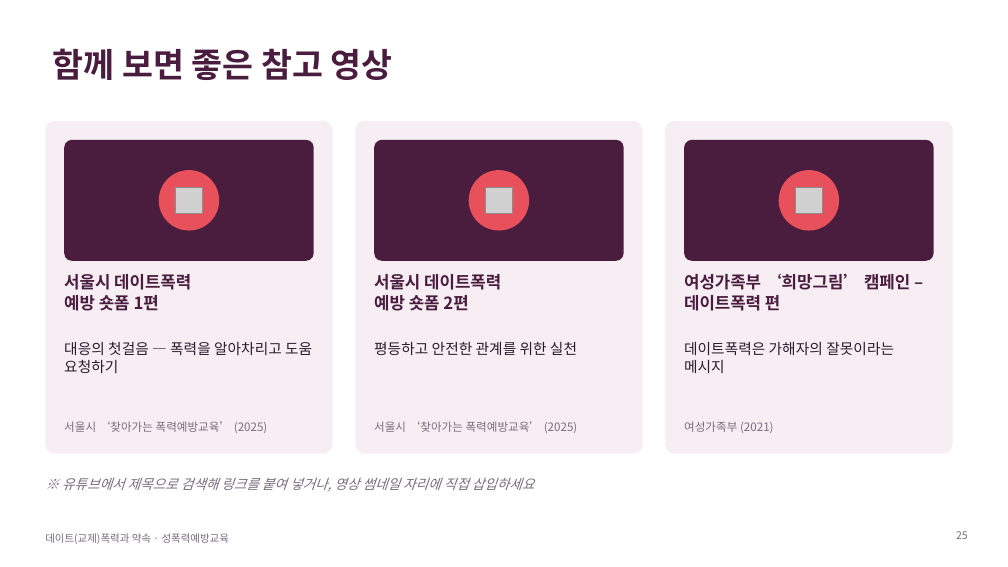
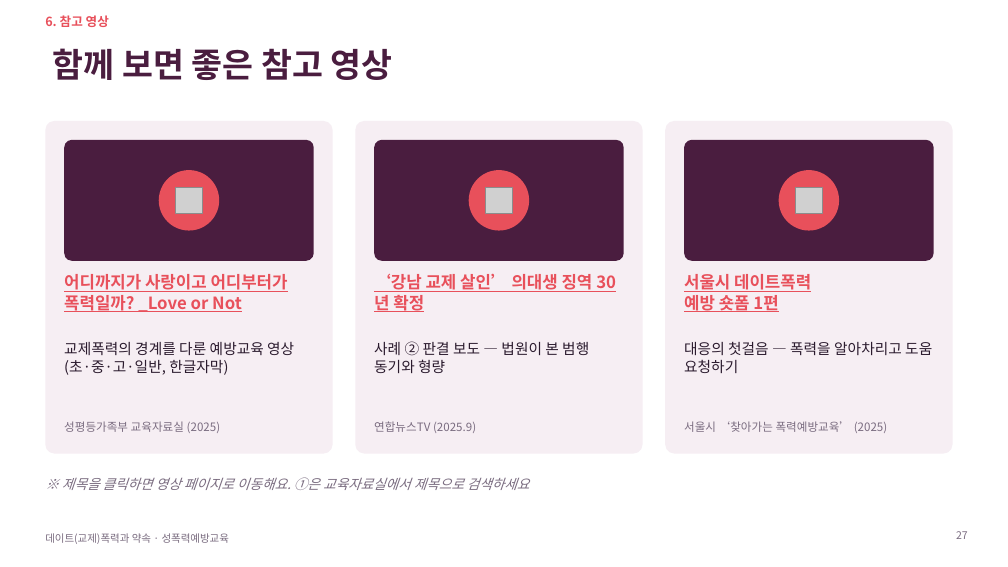
Before and after one commit to ash1234a/security-research-learning, a slide deck: slide 27 of 데이트폭력과_약속.pptx (slide 25 before the commit). Drawn at 1008x567 pixels with LibreOffice and Linux fonts; fonts in the diff are those of the drawing; grey boxes stand for pictures. Boxes give left, top, right and bottom in pixels: in the first picture for what was removed or moved away, otherwise in the second. Text is boxed around its words. In the diff, an @@ line names an element or a change of style, - is before the commit and + after.

```diff
--- a/데이트폭력과_약속.pptx
+++ b/데이트폭력과_약속.pptx
@@ text added at bbox=[45, 15, 109, 27], 12 pt, text #E8505B, bold @@
+6. 참고 영상
@@ text added at bbox=[64, 274, 288, 312], 16 pt, text #E8505B, bold, underline @@
+어디까지가 사랑이고 어디부터가 폭력일까? _Love or Not
@@ text at bbox=[374, 274, 593, 312]: text changed; text colour #4A1D3F to #E8505B @@
-서울시 데이트폭력
-예방 숏폼 2편
+‘강남 교제 살인’ 의대생 징역 30년 확정
@@ text "서울시 데이트폭력" at bbox=[684, 274, 811, 312]: text colour #4A1D3F to #E8505B, underline on @@
@@ text removed at bbox=[684, 273, 910, 311] @@
-여성가족부 ‘희망그림’ 캠페인 – 데이트폭력 편
@@ text added at bbox=[64, 342, 294, 375], 14 pt, text #2B1B2E @@
+교제폭력의 경계를 다룬 예방교육 영상 (초·중·고·일반, 한글자막)
@@ text at bbox=[374, 341, 589, 373]: text changed @@
-평등하고 안전한 관계를 위한 실천
+사례 ② 판결 보도 — 법원이 본 범행 동기와 형량
@@ text removed at bbox=[684, 342, 894, 373] @@
-데이트폭력은 가해자의 잘못이라는 메시지
@@ 3 texts: place and size @@
-3 texts at bbox=[64, 274, 312, 433]
+3 texts at bbox=[684, 274, 932, 433]
@@ text added at bbox=[64, 421, 221, 433], 11 pt, text #7A6C80 @@
+성평등가족부 교육자료실 (2025)
@@ text at bbox=[374, 421, 476, 433]: text changed @@
-서울시 ‘찾아가는 폭력예방교육’ (2025)
+연합뉴스TV (2025.9)
@@ text removed at bbox=[684, 421, 774, 433] @@
-여성가족부 (2021)
@@ text at bbox=[62, 477, 530, 490]: text changed @@
-※ 유튜브에서 제목으로 검색해 링크를 붙여 넣거나, 영상 썸네일 자리에 직접 삽입하세요
+※ 제목을 클릭하면 영상 페이지로 이동해요. ①은 교육자료실에서 제목으로 검색하세요
@@ page number at bbox=[956, 531, 968, 539]: text changed @@
-25
+27
```
Also in this commit, not shown: 17 other slides changed, 9 slides added, 8 slides removed.
